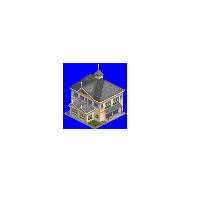
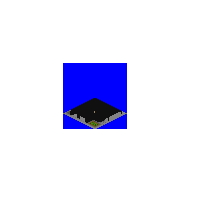
The second 200px x 200px image is a revision of the first. Changes to its layers:
hid "house" over [68, 64, 125, 123]
